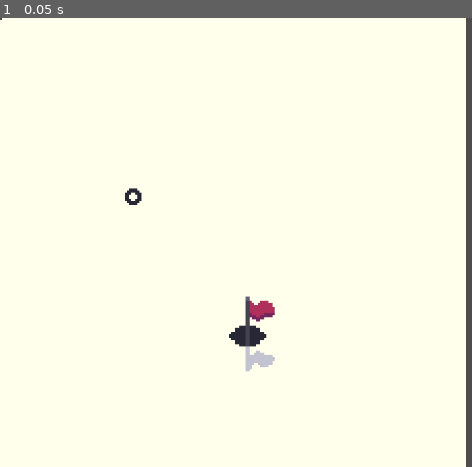
Above: before the commit, frame 1.
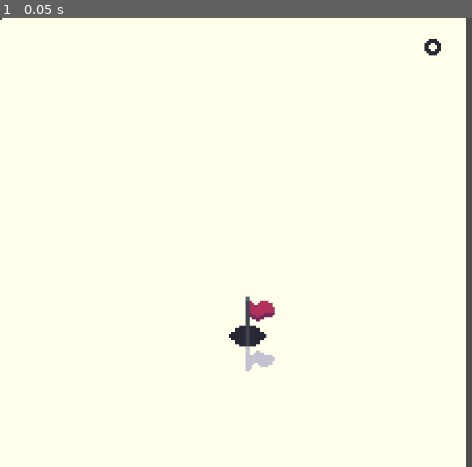
Above: after the commit, the same moment.

Repository: Pojemnik/golfech
Game: Godot game, scene res://main.tscn
Two runs of this game, one before a commit and one after it. Both use one fixed random seed, a clock stepped at 60 frames per second and the inputs below.
Inputs:
- Up to frame 1 (0.05 s): no input

The runs differ from the first frame. In frame 1, 0.2% of the frame differs, in the area x 26-94%, y 4-42%.

Commit message:
Add first level

Diff:
--- /dev/null
+++ b/LevelTest.tscn
@@ -0,0 +1,147 @@
+[gd_scene load_steps=10 format=3 uid="uid://jy4dwp4l4gor"]
+
+[ext_resource type="Texture2D" uid="uid://dfvcm1lcluy14" path="res://tex/playarea.png" id="1_8qnej"]
+[ext_resource type="Texture2D" uid="uid://1jiuc0mmdlb2" path="res://tex/flag.png" id="2_ncqfc"]
+[ext_resource type="PackedScene" path="res://ball.tscn" id="3_qgfn2"]
+[ext_resource type="PackedScene" uid="uid://de53sucdvbe4m" path="res://bunker.tscn" id="4_edmbx"]
+[ext_resource type="PackedScene" uid="uid://bil7klfgsihs8" path="res://wormhole.tscn" id="5_k505m"]
+[ext_resource type="Script" uid="uid://digcmhtjwatr2" path="res://water.gd" id="6_mujx1"]
+
+[sub_resource type="RectangleShape2D" id="RectangleShape2D_eqhe0"]
+size = Vector2(20, 120)
+
+[sub_resource type="RectangleShape2D" id="RectangleShape2D_i2arf"]
+
+[sub_resource type="RectangleShape2D" id="RectangleShape2D_8qnej"]
+size = Vector2(8, 8)
+
+[node name="Node2D" type="Node2D"]
+
+[node name="Playarea" type="Sprite2D" parent="."]
+texture = ExtResource("1_8qnej")
+centered = false
+
+[node name="Spawnpoint" type="Node2D" parent="."]
+position = Vector2(104, 7)
+
+[node name="Flag" type="Sprite2D" parent="."]
+texture_filter = 1
+position = Vector2(60, 76)
+texture = ExtResource("2_ncqfc")
+offset = Vector2(0.5, 0)
+
+[node name="Ball" parent="." node_paths=PackedStringArray("spawnpoint") instance=ExtResource("3_qgfn2")]
+position = Vector2(104, 7)
+spawnpoint = NodePath("../Spawnpoint")
+
+[node name="StaticBody2D" type="StaticBody2D" parent="."]
+position = Vector2(145, -32.000004)
+rotation = -0.67284924
+
+[node name="CollisionShape2D" type="CollisionShape2D" parent="StaticBody2D"]
+shape = SubResource("RectangleShape2D_eqhe0")
+
+[node name="Bunker" parent="." instance=ExtResource("4_edmbx")]
+position = Vector2(237, 196)
+
+[node name="Wormhole2" parent="." node_paths=PackedStringArray("output") instance=ExtResource("5_k505m")]
+position = Vector2(-75, -15)
+output = NodePath("../Wormhole")
+
+[node name="Wormhole" parent="." node_paths=PackedStringArray("output") instance=ExtResource("5_k505m")]
+position = Vector2(-80, -68)
+output = NodePath("../Wormhole2")
+
+[node name="Water" type="Area2D" parent="."]
+position = Vector2(-59, 40)
+script = ExtResource("6_mujx1")
+
+[node name="CollisionShape2D" type="CollisionShape2D" parent="Water"]
+shape = SubResource("RectangleShape2D_i2arf")
+
+[node name="StaticBody2D2" type="StaticBody2D" parent="."]
+position = Vector2(88, 20)
+
+[node name="CollisionShape2D" type="CollisionShape2D" parent="StaticBody2D2"]
+scale = Vector2(16, 1)
+shape = SubResource("RectangleShape2D_8qnej")
+
+[node name="StaticBody2D3" type="StaticBody2D" parent="."]
+position = Vector2(28, 52)
+rotation = -1.5707964
+
+[node name="CollisionShape2D" type="CollisionShape2D" parent="StaticBody2D3"]
+scale = Vector2(9, 1)
+shape = SubResource("RectangleShape2D_8qnej")
+
+[node name="StaticBody2D4" type="StaticBody2D" parent="."]
+position = Vector2(56, 90)
+rotation = 3.1415925
+
+[node name="CollisionShape2D" type="CollisionShape2D" parent="StaticBody2D4"]
+scale = Vector2(8, 1)
+shape = SubResource("RectangleShape2D_8qnej")
+
+[node name="StaticBody2D5" type="StaticBody2D" parent="."]
+position = Vector2(90, 70)
+rotation = 1.5707964
+
+[node name="CollisionShape2D" type="CollisionShape2D" parent="StaticBody2D5"]
+scale = Vector2(6, 1)
+shape = SubResource("RectangleShape2D_8qnej")
+
+[node name="StaticBody2D6" type="StaticBody2D" parent="."]
+position = Vector2(-3.9999962, 103)
+rotation = 0.7853982
+
+[node name="CollisionShape2D" type="CollisionShape2D" parent="StaticBody2D6"]
+scale = Vector2(16, 1)
+shape = SubResource("RectangleShape2D_8qnej")
+
+[node name="StaticBody2D7" type="StaticBody2D" parent="."]
+position = Vector2(3, 3)
+rotation = -0.7853982
+scale = Vector2(0.99999994, 0.99999994)
+
+[node name="CollisionShape2D" type="CollisionShape2D" parent="StaticBody2D7"]
+scale = Vector2(16, 1)
+shape = SubResource("RectangleShape2D_8qnej")
+
+[node name="StaticBody2D8" type="StaticBody2D" parent="."]
+position = Vector2(118, 100)
+rotation = -0.7853982
+scale = Vector2(0.99999994, 0.99999994)
+
+[node name="CollisionShape2D" type="CollisionShape2D" parent="StaticBody2D8"]
+scale = Vector2(16, 1)
+shape = SubResource("RectangleShape2D_8qnej")
+
+[node name="StaticBody2D9" type="StaticBody2D" parent="."]
+position = Vector2(109.00001, 27.000002)
+rotation = 0.7853982
+scale = Vector2(0.9999998, 0.9999998)
+
+[node name="CollisionShape2D" type="CollisionShape2D" parent="StaticBody2D9"]
+scale = Vector2(2, 1)
+shape = SubResource("RectangleShape2D_8qnej")
+
+[node name="StaticBody2D10" type="StaticBody2D" parent="."]
+position = Vector2(35.000004, 83.00001)
+rotation = 0.7853982
+scale = Vector2(0.9999998, 0.9999998)
+
+[node name="CollisionShape2D" type="CollisionShape2D" parent="StaticBody2D10"]
+scale = Vector2(2, 1)
+shape = SubResource("RectangleShape2D_8qnej")
+
+[node name="StaticBody2D11" type="StaticBody2D" parent="."]
+position = Vector2(35, 27)
+rotation = -0.7853982
+scale = Vector2(0.9999998, 0.9999998)
+
+[node name="CollisionShape2D" type="CollisionShape2D" parent="StaticBody2D11"]
+scale = Vector2(2, 1)
+shape = SubResource("RectangleShape2D_8qnej")
+
+[connection signal="body_exited" from="Wormhole" to="Wormhole" method="_on_body_exited"]
+[connection signal="body_entered" from="Water" to="Water" method="_on_body_entered"]
--- a/main.tscn
+++ b/main.tscn
@@ -1,7 +1,7 @@
 [gd_scene load_steps=4 format=3 uid="uid://clc1dsbbmmr1h"]
 
 [ext_resource type="Shader" uid="uid://2kmpm3nsa0yf" path="res://hpx.gdshader" id="1_0xm2m"]
-[ext_resource type="PackedScene" uid="uid://drw3t28r5xep0" path="res://GameScene.tscn" id="2_h2yge"]
+[ext_resource type="PackedScene" uid="uid://jy4dwp4l4gor" path="res://LevelTest.tscn" id="2_0xm2m"]
 
 [sub_resource type="ShaderMaterial" id="ShaderMaterial_h2yge"]
 shader = ExtResource("1_0xm2m")
@@ -25,4 +25,4 @@
 handle_input_locally = false
 render_target_update_mode = 4
 
-[node name="Node2D" parent="SubViewportContainer/SubViewport" instance=ExtResource("2_h2yge")]
+[node name="Node2D2" parent="SubViewportContainer/SubViewport" instance=ExtResource("2_0xm2m")]
